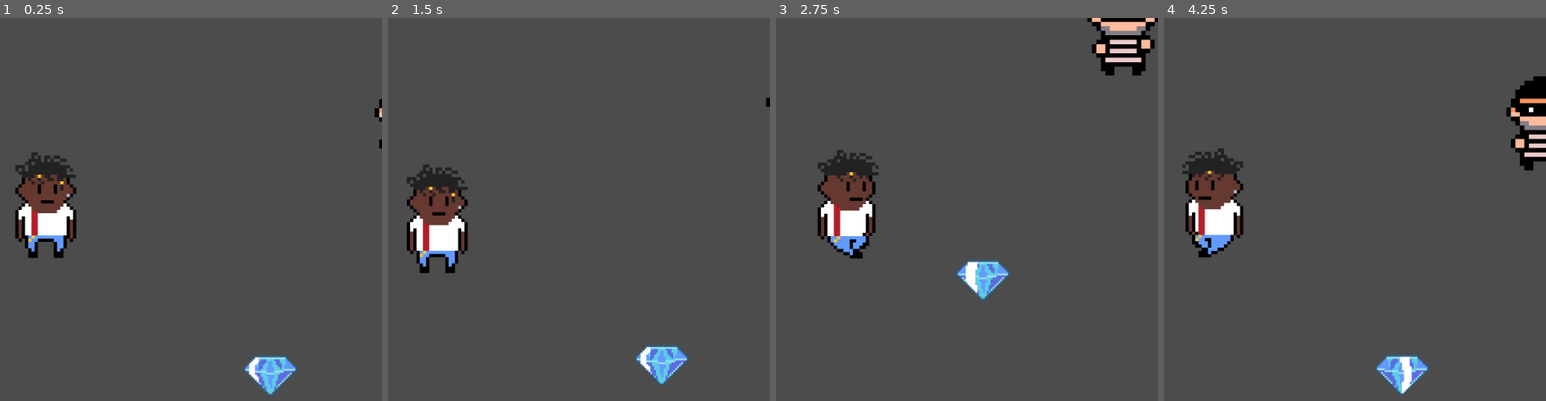
Above: before the commit, frames 1-4 (left to right).
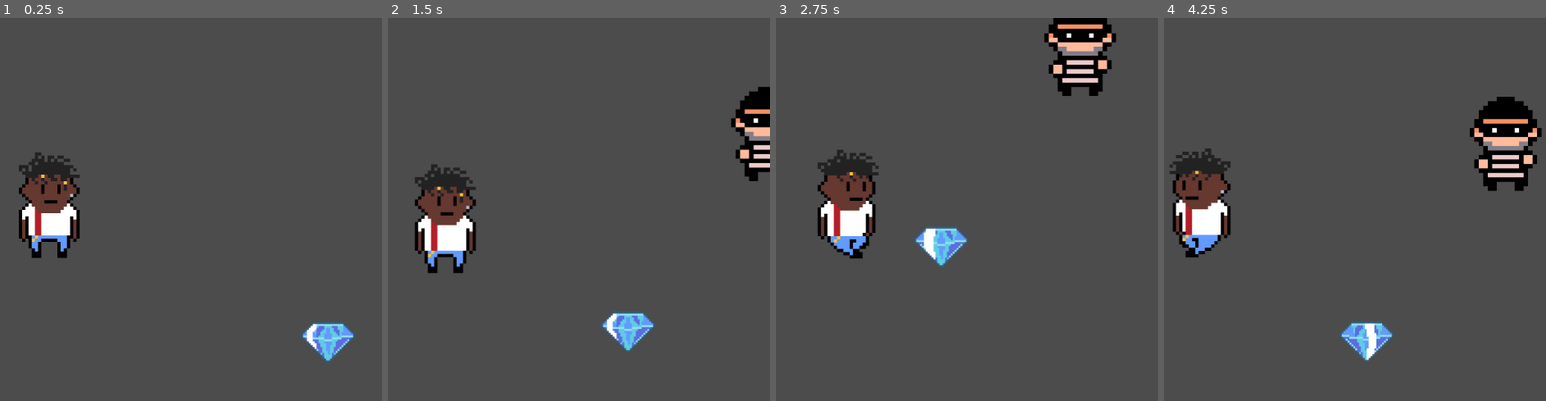
Above: after the commit, the same moments.

Repository: KelJ27/Vault-Raider
Game: Godot game, scene res://Main.tscn
The game is run twice, just before and just after one commit, with the same random seed, the same clock (stepped at 60 frames per second) and the same inputs.
Inputs:
- Up to frame 1 (0.25 s): no input
- Up to frame 2 (1.5 s): hold D (Right) 0.53-1.28 s; hold S (Down) from 1.28 s (still down)
- Up to frame 3 (2.75 s): release S (Down) at 2.03 s; hold D (Right) from 2.03 s (still down)
- Up to frame 4 (4.25 s): release D (Right) at 2.78 s; hold W (Up) 2.78-3.53 s; hold A (Left) from 3.53 s (still down)

The runs differ from the first frame. In frame 1, 3.8% of the frame differs, in the area x 4-100%, y 21-99%; in frame 2, 6.2%; in frame 3, 6.0%; in frame 4, 8.6%, in the area x 1-100%, y 15-99%.

Commit message:
Fixed collision bug that created invisible wall

Diff:
--- a/Main.tscn
+++ b/Main.tscn
@@ -6,9 +6,7 @@
 [ext_resource path="res://Scripts/Diamond.gd" type="Script" id=4]
 [ext_resource path="res://Sprites/Valuables/Diamond.png" type="Texture" id=5]
 
-[sub_resource type="RectangleShape2D" id=1]
-
-[sub_resource type="Animation" id=2]
+[sub_resource type="Animation" id=1]
 resource_name = "Idle"
 length = 0.8
 loop = true
@@ -90,6 +88,8 @@
 "update": 1,
 "values": [ 14, 15, 16, 17 ]
 }
+
+[sub_resource type="RectangleShape2D" id=6]
 
 [sub_resource type="RectangleShape2D" id=7]
 
@@ -251,34 +251,42 @@
 script = ExtResource( 1 )
 
 [node name="Sprite" type="Sprite" parent="Player"]
-editor/display_folded = true
-position = Vector2( -268.536, -2.85446 )
+position = Vector2( 518.641, 303.525 )
 texture = ExtResource( 2 )
 vframes = 6
 hframes = 5
-frame = 18
 
 [node name="Camera2D" type="Camera2D" parent="Player/Sprite"]
 current = true
 smoothing_enabled = true
+__meta__ = {
+"_edit_group_": true
+}
+
+[node name="AnimationPlayer" type="AnimationPlayer" parent="Player"]
+anims/Idle = SubResource( 1 )
+"anims/Walk Down" = SubResource( 2 )
+"anims/Walk Left" = SubResource( 3 )
+"anims/Walk Right" = SubResource( 4 )
+"anims/Walk Up" = SubResource( 5 )
 
 [node name="CollisionShape2D" type="CollisionShape2D" parent="Player"]
-shape = SubResource( 1 )
-
-[node name="AnimationPlayer" type="AnimationPlayer" parent="Player"]
-anims/Idle = SubResource( 2 )
-"anims/Walk Down" = SubResource( 3 )
-"anims/Walk Left" = SubResource( 4 )
-"anims/Walk Right" = SubResource( 5 )
-"anims/Walk Up" = SubResource( 6 )
+shape = SubResource( 6 )
+disabled = true
+__meta__ = {
+"_edit_group_": true
+}
 
 [node name="Robber" type="KinematicBody2D" parent="."]
 
 [node name="Sprite" type="Sprite" parent="Robber"]
-position = Vector2( 273.441, -133.76 )
+position = Vector2( 1163.38, 204.58 )
 texture = ExtResource( 3 )
 vframes = 6
 hframes = 4
+__meta__ = {
+"_edit_group_": true
+}
 
 [node name="CollisionShape2D" type="CollisionShape2D" parent="Robber"]
 shape = SubResource( 7 )
@@ -295,7 +303,7 @@
 script = ExtResource( 4 )
 
 [node name="Sprite" type="Sprite" parent="Diamond"]
-position = Vector2( 54.4149, 251.669 )
+position = Vector2( 946.402, 505.937 )
 texture = ExtResource( 5 )
 vframes = 2
 hframes = 11
--- a/project.godot
+++ b/project.godot
@@ -18,6 +18,10 @@
 config/name="Vault Raider"
 run/main_scene="res://Main.tscn"
 config/icon="res://icon.png"
+
+[display]
+
+window/size/fullscreen=true
 
 [input]
 
Not shown: 4 places in Main.tscn that only renumber resources
